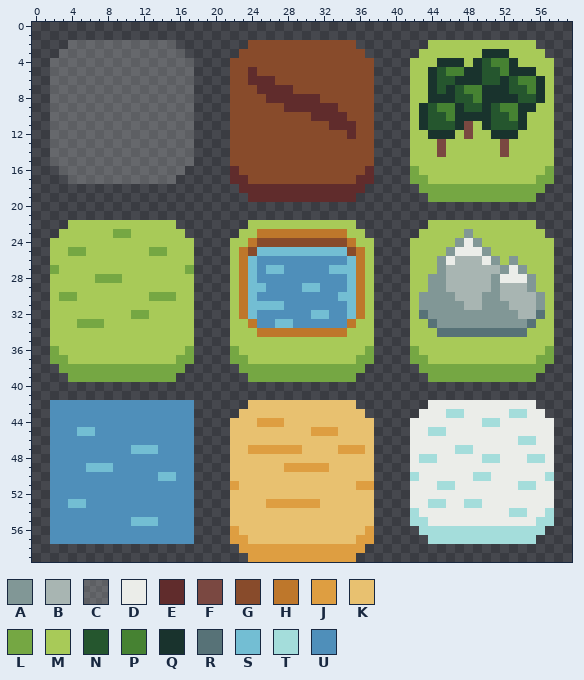
File history of a pixel-art file, Graphics/tiles.aseprite. Above, as it was before the edit.
60x60 pixels, 1 frame.
Palette (. is transparent): A #819796  B #a8b5b2  C #ebede932  D #ebede9  E #602c2c  F #7a4841  G #884b2b  H #be772b  J #de9e41  K #e8c170  L #75a743  M #a8ca58  N #25562e  P #468232  Q #19332d  R #577277  S #73bed3  T #a4dddb  U #4f8fba
After the commit:
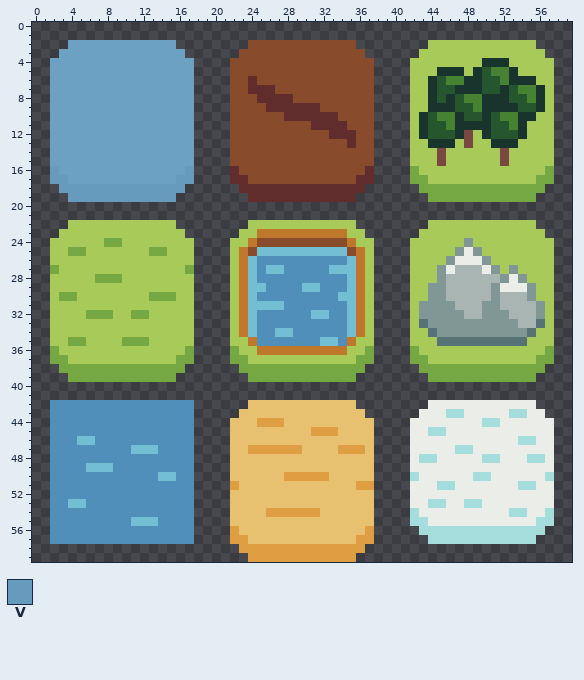
Colours new in this view: V #669bbd
From old to new:
layer "Inactive" opacity 20% -> 100%
colour C: #ebede932 -> #6da1c3
y 3: x 50..52 QQQ -> MMM
y 4: x 45..47 QQQ -> MMM; x 49..53 QNPPQ -> MQQQM
y 5: x 24 E -> G; x 44..48 QNPPQ -> MQQQM; x 51 N -> P; x 54..55 QQ -> MM
y 6: x 25..26 EE -> GG; x 46..47 NQ -> PP; x 52..56 QNPPQ -> PQQQM
y 7: x 24 G -> E; x 27..28 EE -> GG; x 46..51 QNPPQQ -> NQQQNN; x 54 N -> P
y 8: x 25 G -> E; x 29..31 EEE -> GGG; x 45 Q -> N; x 48 N -> P; x 53 Q -> N; x 55 N -> P
y 9: x 26..27 GG -> EE; x 32..33 EE -> GG; x 43..47 QNPPQ -> MQQQN; x 49 N -> P; x 51..56 NPPQQM -> QQQNNQ
y 10: x 28..30 GGG -> EEE; x 34 E -> G; x 45 N -> P; x 48..49 QQ -> NN; x 52 N -> P; x 55 M -> Q
y 11: x 31..32 GG -> EE; x 35 E -> G; x 46 N -> P; x 48..49 FM -> QQ; x 53 N -> P
y 12: x 33..34 GG -> EE; x 43..47 MQQQM -> QNNNQ; x 50..54 MQQQM -> QNNNQ
y 13: x 35 G -> E; x 44..46 MFM -> QQQ; x 48 M -> F; x 51..53 MFM -> QQQ
y 15: x 45 M -> F; x 52 M -> F
y 16: x 2 . -> V; x 17 . -> V
y 17: x 2..3 .. -> VV; x 16..17 .. -> VV
y 18: x 3..16 .............. -> VVVVVVVVVVVVVV
y 19: x 4..15 ............ -> VVVVVVVVVVVV
y 23: x 9..10 LL -> MM; x 48 A -> M
y 24: x 8..9 MM -> LL; x 47..49 ADA -> MAM
y 25: x 46..47 AD -> MA; x 49..50 DA -> AM
y 26: x 45..51 ADBBBDA -> MADDDAM; x 53 A -> M
y 27: x 46 B -> D; x 50..54 BBADA -> DAMAM
y 28: x 44 A -> M; x 51..52 AD -> BA; x 54..55 DA -> AM
y 29: x 52..54 BBB -> DDD
y 30: x 43 A -> M; x 46 A -> B; x 50 A -> B; x 55..56 BA -> AM
y 31: x 47 A -> B; x 52 A -> B
y 32: x 6..8 MMM -> LLL; x 43 R -> A; x 48..49 AA -> BB; x 53 A -> B; x 56 R -> A
y 33: x 5..7 LLL -> MMM; x 23..24 MH -> HS; x 27..28 SS -> UU; x 35..36 HM -> SH; x 43..44 MR -> RA; x 54..56 ARM -> BBR
y 34: x 23..36 MMHHHHHHHHHHMM -> HSUUSSUUUUUUSH; x 44..55 MRRRRRRRRRRM -> RAAAAAAAAAAR
y 35: x 4..5 MM -> LL; x 10..12 MMM -> LLL; x 24..35 MMMMMMMMMMMM -> HUUUUUUUSSUH; x 45..54 MMMMMMMMMM -> RRRRRRRRRR
y 36: x 25..34 MMMMMMMMMM -> HHHHHHHHHH
y 45: x 5..6 SS -> UU
y 46: x 5..6 UU -> SS
y 49: x 28..32 JJJJJ -> KKKKK
y 50: x 28..32 KKKKK -> JJJJJ
y 53: x 26..31 JJJJJJ -> KKKKKK
y 54: x 26..31 KKKKKK -> JJJJJJ
Where, in picture pixels (left, top, right, bottom), the same in both pictures:
changed: (50, 40, 194, 247)
changed: (419, 49, 545, 166)
changed: (248, 67, 356, 148)
changed: (419, 229, 545, 346)
changed: (68, 310, 149, 346)
changed: (239, 319, 365, 355)
changed: (77, 427, 95, 445)
changed: (266, 463, 329, 517)
